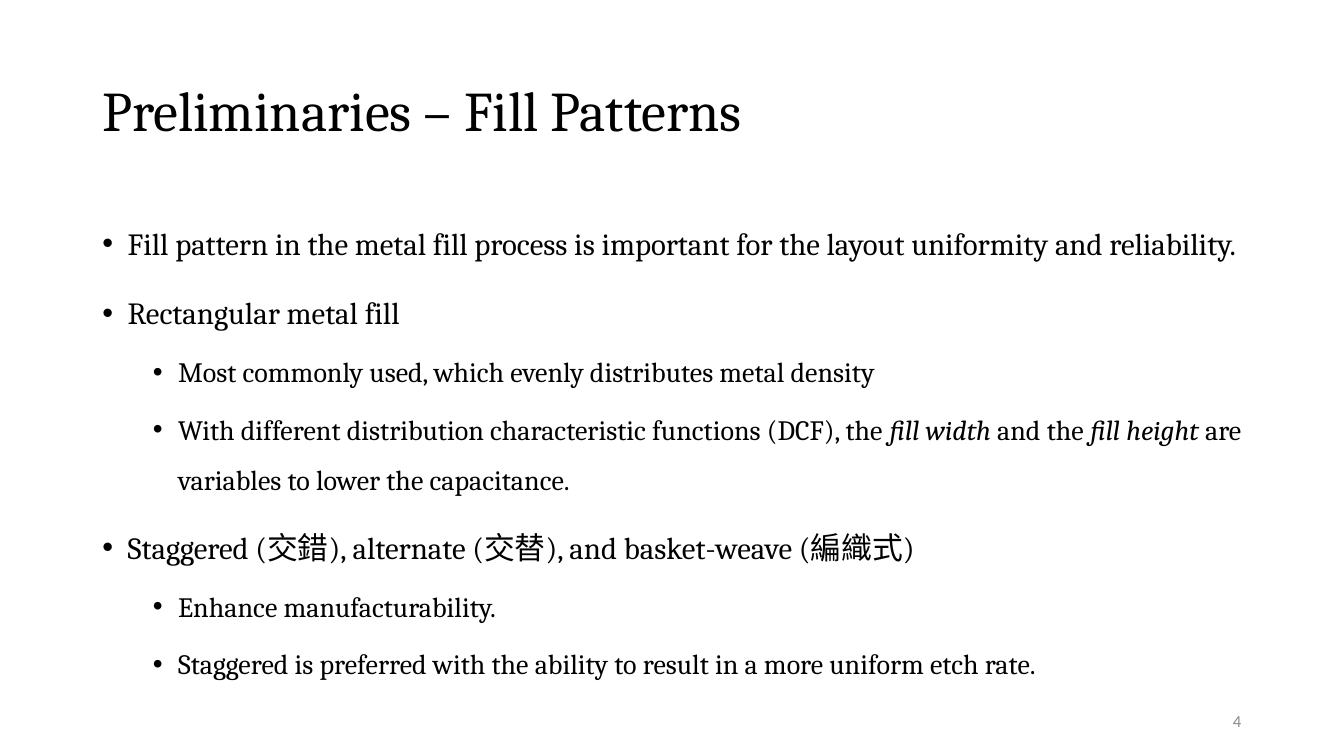
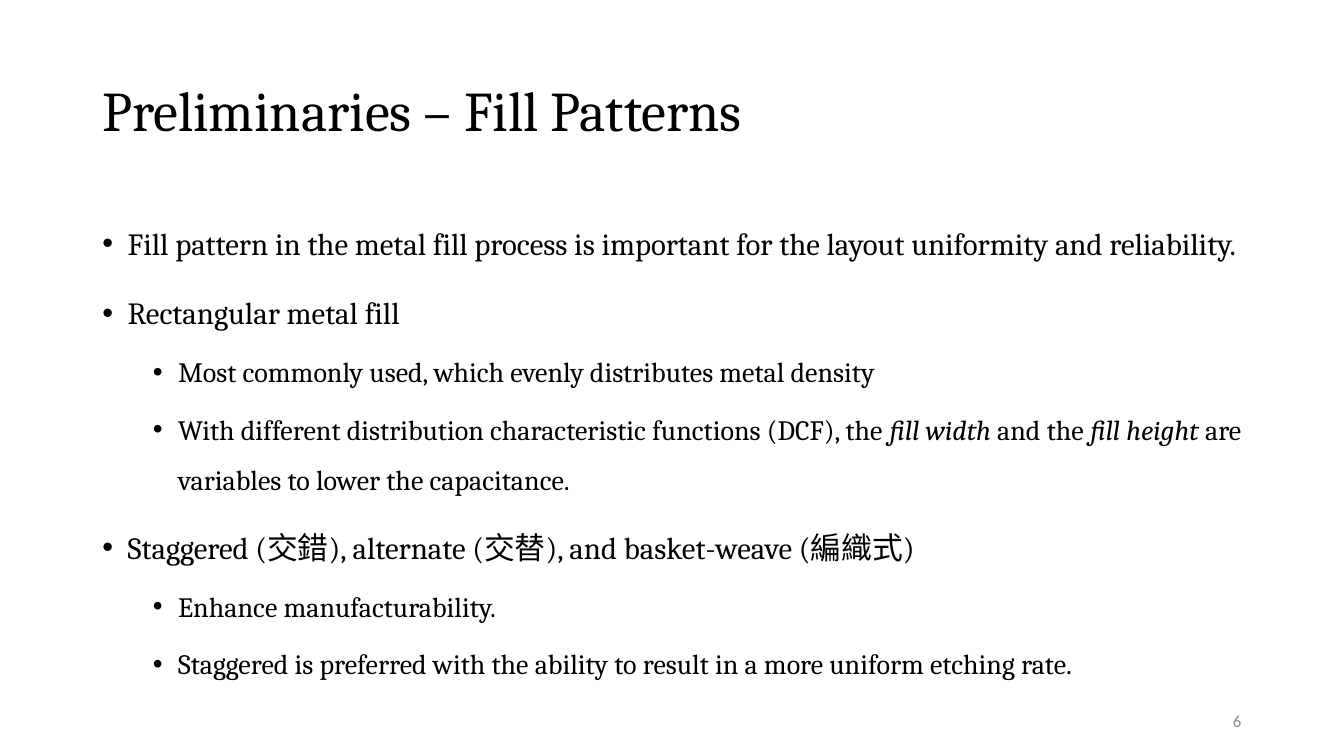
Before and after one commit to Pacific-Feng-Studuies/Studied-Papers, a slide deck: slide 7 of DAC2024/MOGA-CmpCNN/MOGA-CmpCNN A Multi-Objective Genetic Algorithm Intergrated with CmpCNN Model for CMP-Aware Metal Fill.pptx (slide 5 before the commit). Drawn at 1344x756 pixels with LibreOffice and Linux fonts; fonts in the diff are those of the drawing. Boxes give left, top, right and bottom in pixels: in the first picture for what was removed or moved away, otherwise in the second. Text is boxed around its words. In the diff, an @@ line names an element or a change of style, - is before the commit and + after.

```diff
--- a/DAC2024/MOGA-CmpCNN/MOGA-CmpCNN A Multi-Objective Genetic Algorithm Intergrated with CmpCNN Model for CMP-Aware Metal Fill.pptx
+++ b/DAC2024/MOGA-CmpCNN/MOGA-CmpCNN A Multi-Objective Genetic Algorithm Intergrated with CmpCNN Model for CMP-Aware Metal Fill.pptx
@@ text at <box>178,654,1072,680</box>: text changed @@
-  • Staggered is preferred with the ability to result in a more uniform etch rate.
+  • Staggered is preferred with the ability to result in a more uniform etching rate.
@@ page number at <box>1233,716,1241,727</box>: text changed @@
-4
+6
```
Also in this commit, not shown: 5 other slides changed, 5 slides added, 1 slide removed, 1 other file.
